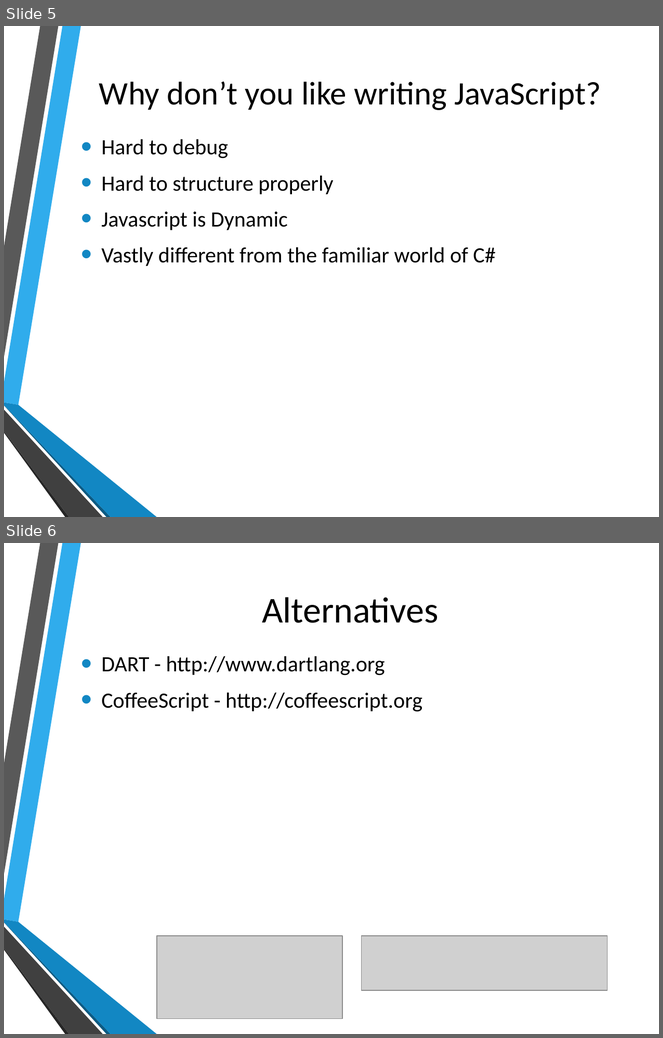
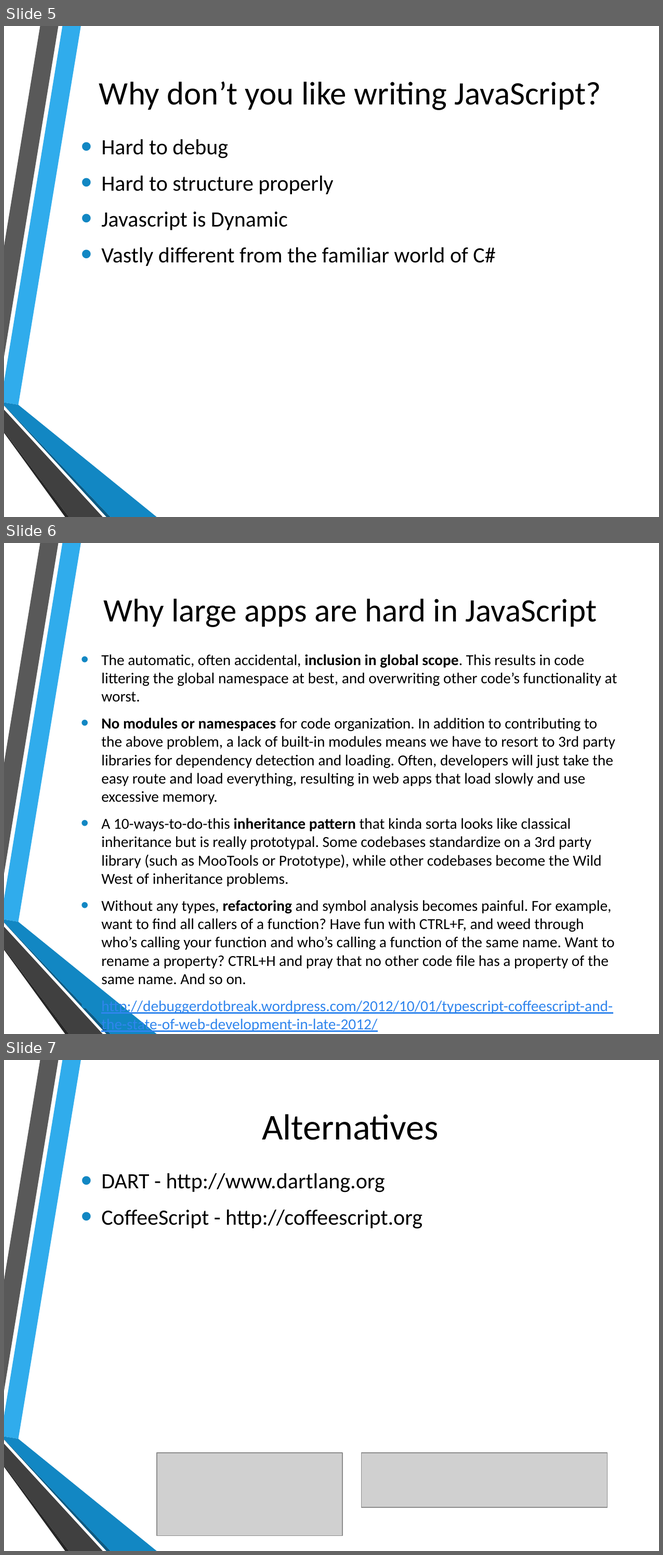
Before and after one commit to shawnweisfeld/20130209_TypeScriptDemo, a slide deck: 20130209_TypeScript.pptx. Shown one above the other, each under a label of ours: slides 5 and 6 before the commit, slides 5, 6 and 7 after it. The pictures are 663x1038 and 663x1555 pixels, drawn with LibreOffice and Linux fonts; fonts in the diff are those of the drawing; grey boxes stand for pictures; background and template pictures are left out. Boxes give left, top, right and bottom in pixels: in the first picture for what was removed or moved away, otherwise in the second. Text is boxed around its words. In the diff, an @@ line names an element or a change of style, - is before the commit and + after.

Commit message:
added slide

```diff
--- a/20130209_TypeScript.pptx
+++ b/20130209_TypeScript.pptx
@@ slide 6 added at bbox=[4, 543, 659, 1034], background picture (left out); not listed: 6 template elements that a slide beside it also shows @@
@@ title added at bbox=[103, 599, 597, 627], 36 pt, text #000000 @@
+Why large apps are hard in JavaScript
@@ text added at bbox=[101, 654, 618, 1034], 16.8 pt, text #000000 @@
+• The automatic, often accidental, inclusion in global scope. This results in code littering the global namespace at best, and overwriting other code’s functionality at worst.
+• No modules or namespaces for code organization. In addition to contributing to the above problem, a lack of built-in modules means we have to resort to 3rd party libraries for dependency detection and loading. Often, developers will just take the easy route and load everything, resulting in web apps that load slowly and use excessive memory.
+• A 10-ways-to-do-this inheritance pattern that kinda sorta looks like classical inheritance but is really prototypal. Some codebases standardize on a 3rd party library (such as MooTools or Prototype), while other codebases become the Wild West of inheritance problems.
+• Without any types, refactoring and symbol analysis becomes painful. For example, want to find all callers of a function? Have fun with CTRL+F, and weed through who’s calling your function and who’s calling a function of the same name. Want to rename a property? CTRL+H and pray that no other code file has a property of the same name. And so on.
+• http://debuggerdotbreak.wordpress.com/2012/10/01/typescript-coffeescript-and-the-state-of-web-development-in-late-2012/
@@ what was slide 6 is now slide 7 @@
```
